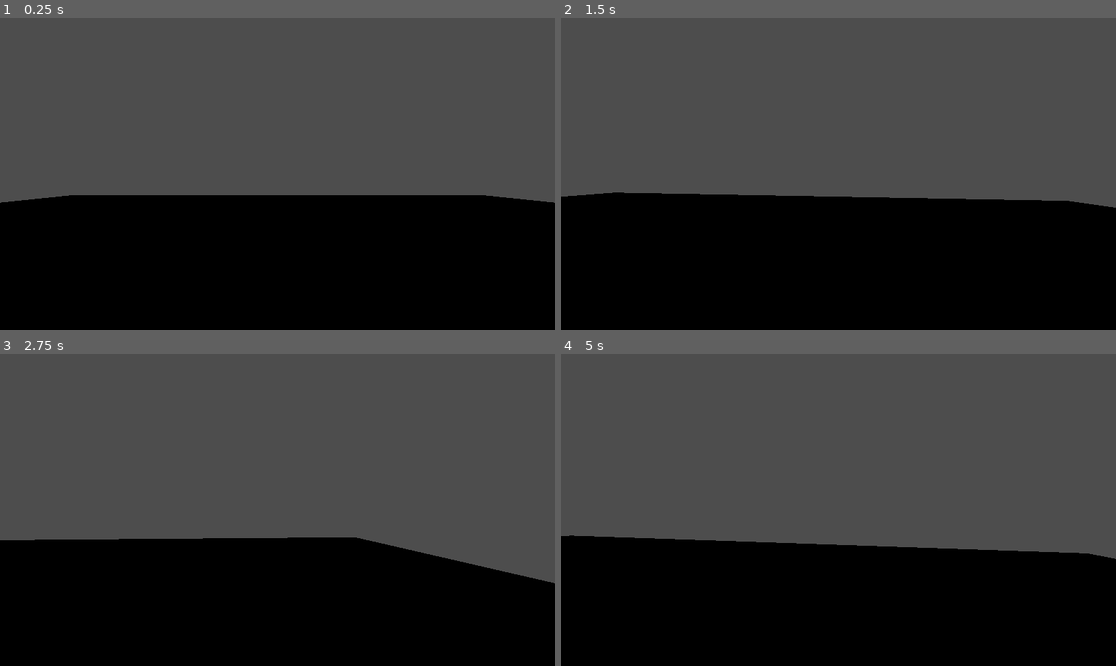
Above: before the commit, frames 1-4 (two rows, left to right).
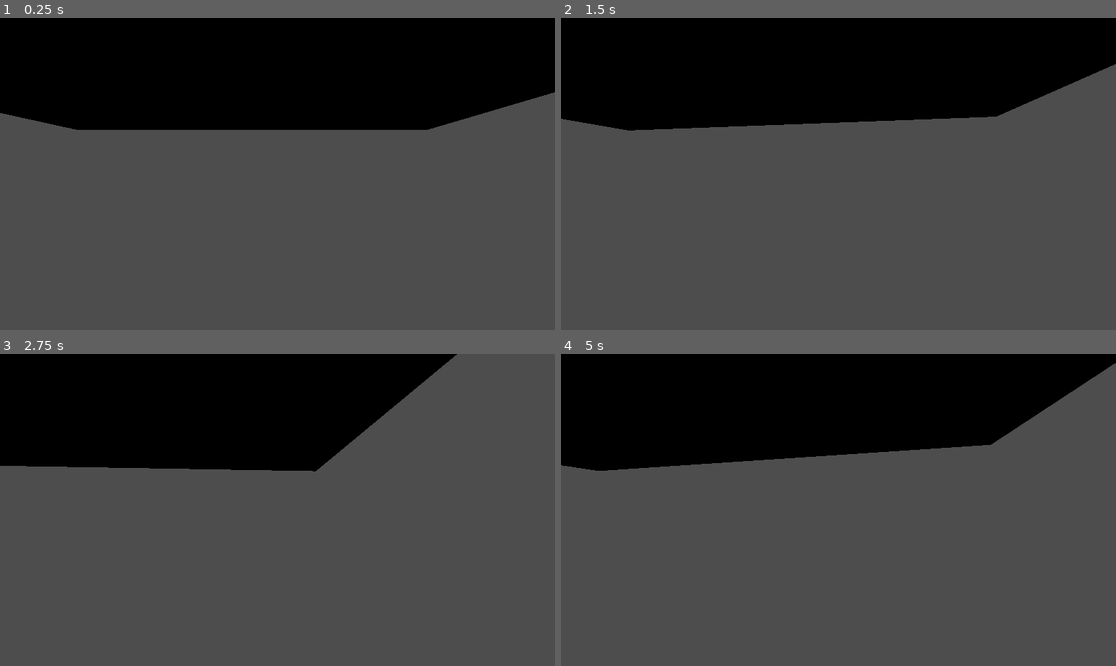
Above: after the commit, the same moments.

Repository: TitouanCh/ggj2025
Game: Godot game, scene res://game/main.tscn
Two runs of this game, one before a commit and one after it. Both use one fixed random seed, a clock stepped at 60 frames per second and the inputs below.
Inputs (mouse positions are in pixels of both pictures, inside the frame that each line leads up to):
- Up to frame 1 (0.25 s): no input
- Up to frame 2 (1.5 s): tap Enter at 0.5 s; move the mouse to (866, 174) at 0.52 s; hold D (right) 0.53-1.28 s; hold W (foward) 0.53-1.28 s; move the mouse to (810, 174) at 1.27 s; hold Down (backward) from 1.28 s (still down); click (810, 174) at 1.35 s
- Up to frame 3 (2.75 s): move the mouse to (288, 503) at 2.02 s; release Down (backward) at 2.03 s; hold D (right) from 2.03 s (still down); hold W (foward) from 2.03 s (still down)
- Up to frame 4 (5 s): move the mouse to (832, 516) at 2.77 s; release W (foward) at 2.78 s; click (832, 516) at 2.85 s; move the mouse to (877, 513) at 3.52 s; release D (right) at 3.53 s; hold W (foward) 3.53-4.28 s; hold A (left) from 3.53 s (still down); move the mouse to (794, 506) at 4.27 s; click (794, 506) at 4.35 s

The runs differ from the first frame. In frame 1, 77% of the frame differs, in the area x 0-100%, y 0-100%; in frame 2, 74%; in frame 3, 64%; in frame 4, 68%.

Commit message:
minigame scene

Diff:
--- /dev/null
+++ b/game/camera.tscn
@@ -0,0 +1,7 @@
+[gd_scene format=3 uid="uid://c5cut8dvvfkym"]
+
+[node name="Camera" type="Camera3D"]
+
+[node name="Label" type="Label" parent="."]
+offset_right = 40.0
+offset_bottom = 23.0
--- a/game/main.tscn
+++ b/game/main.tscn
@@ -24,4 +24,5 @@
 shape = SubResource("BoxShape3D_gfklc")
 
 [node name="MeshInstance3D" type="MeshInstance3D" parent="StaticBody3D"]
+transform = Transform3D(1, 0, 0, 0, 1, 0, 0, 0, 1, -1.447, 4.5503, -1.65852)
 mesh = SubResource("BoxMesh_s7dsv")
--- a/game/player.tscn
+++ b/game/player.tscn
@@ -1,6 +1,7 @@
-[gd_scene load_steps=3 format=3 uid="uid://kvwnvrnsgmy1"]
+[gd_scene load_steps=4 format=3 uid="uid://kvwnvrnsgmy1"]
 
 [ext_resource type="Script" path="res://game/player.gd" id="1_blixr"]
+[ext_resource type="PackedScene" uid="uid://c5cut8dvvfkym" path="res://game/camera.tscn" id="2_3088v"]
 
 [sub_resource type="CapsuleShape3D" id="CapsuleShape3D_bmq0d"]
 
@@ -10,7 +11,7 @@
 
 [node name="Head" type="Node3D" parent="."]
 
-[node name="Camera" type="Camera3D" parent="Head"]
+[node name="Camera" parent="Head" instance=ExtResource("2_3088v")]
 
 [node name="CollisionShape3D" type="CollisionShape3D" parent="."]
 shape = SubResource("CapsuleShape3D_bmq0d")
--- /dev/null
+++ b/minigame/minigame.tscn
@@ -0,0 +1,9 @@
+[gd_scene load_steps=2 format=3 uid="uid://dpcmldapa273a"]
+
+[ext_resource type="Texture2D" uid="uid://ce7y0cprtdp2d" path="res://icon.svg" id="1_fc0bt"]
+
+[node name="minigame" type="Node2D"]
+
+[node name="Sprite2D" type="Sprite2D" parent="."]
+position = Vector2(144, 86)
+texture = ExtResource("1_fc0bt")
--- /dev/null
+++ b/minigame/support.tscn
@@ -0,0 +1,16 @@
+[gd_scene load_steps=2 format=3 uid="uid://b7fga3id18jis"]
+
+[ext_resource type="PackedScene" uid="uid://dpcmldapa273a" path="res://minigame/minigame.tscn" id="1_2se5k"]
+
+[node name="Support" type="SubViewportContainer"]
+anchors_preset = 15
+anchor_right = 1.0
+anchor_bottom = 1.0
+grow_horizontal = 2
+grow_vertical = 2
+
+[node name="SubViewport" type="SubViewport" parent="."]
+handle_input_locally = false
+render_target_update_mode = 4
+
+[node name="Node2D" parent="SubViewport" instance=ExtResource("1_2se5k")]
